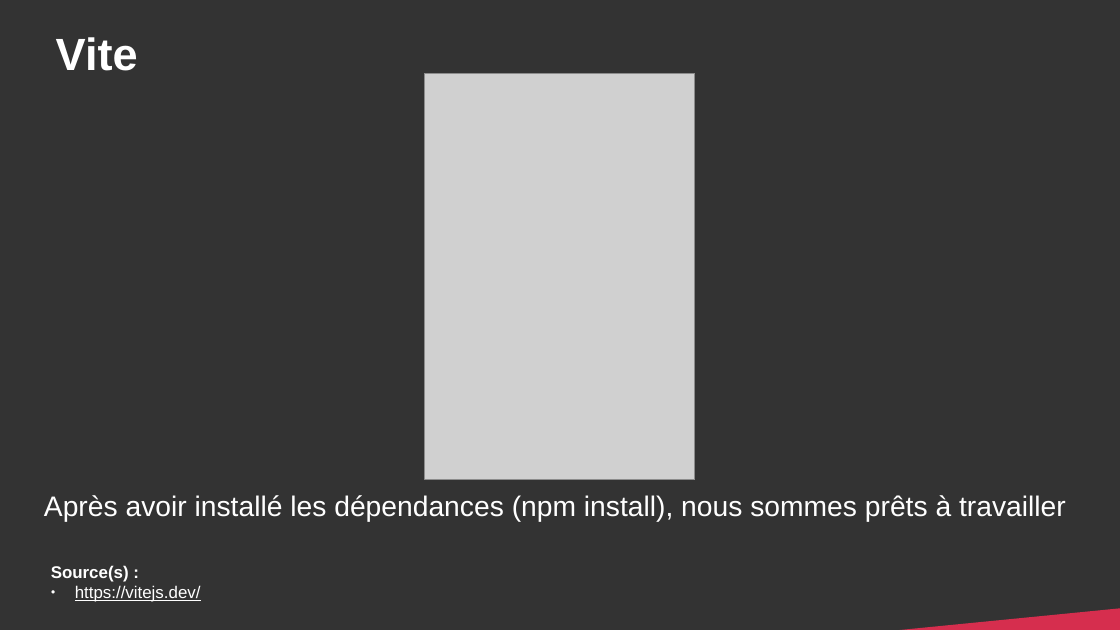
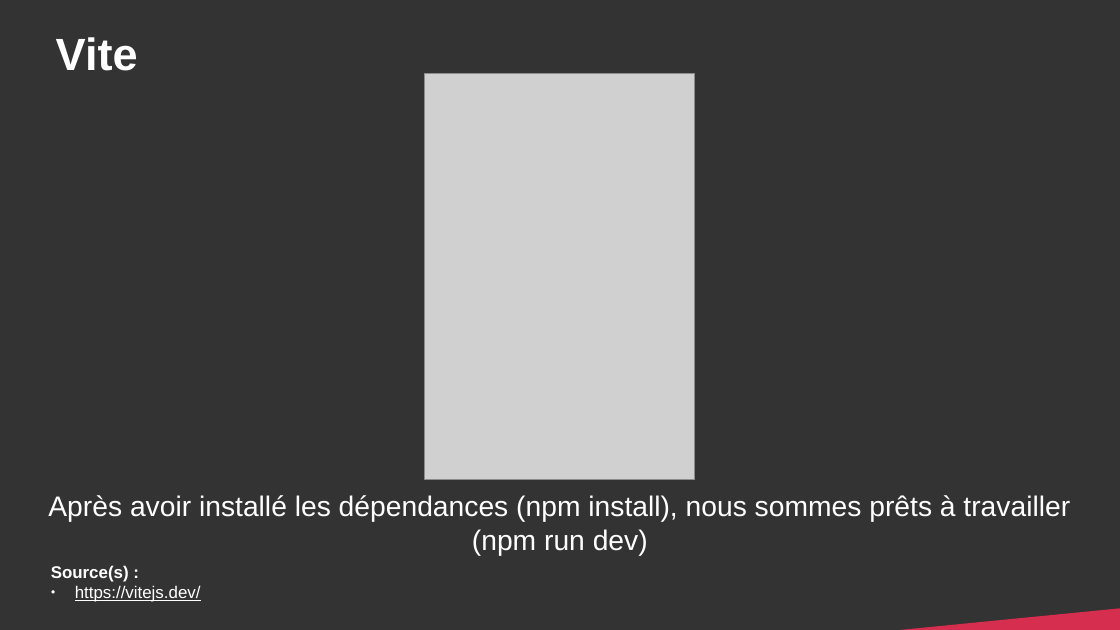
Before and after one commit to DanYellow/cours, a slide deck: slide 11 of developpement-front-s5/travaux-pratiques/numero-4/presentation.odp. Drawn at 1120x630 pixels with LibreOffice and Linux fonts; fonts in the diff are those of the drawing; grey boxes stand for pictures. Boxes give left, top, right and bottom in pixels: in the first picture for what was removed or moved away, otherwise in the second. Text is boxed around its words. In the diff, an @@ line names an element or a change of style, - is before the commit and + after.

Commit message:
developpement-front-s5 - Improve architecture for twig + vite

```diff
--- a/developpement-front-s5/travaux-pratiques/numero-4/presentation.odp
+++ b/developpement-front-s5/travaux-pratiques/numero-4/presentation.odp
@@ text at <box>48,495,1070,555</box>: text changed @@
-Après avoir installé les dépendances (npm install), nous sommes prêts à travailler
+Après avoir installé les dépendances (npm install), nous sommes prêts à travailler (npm run dev)
```
Also in this commit, not shown: 2 other slides changed, 4 slides added, 12 other files.
